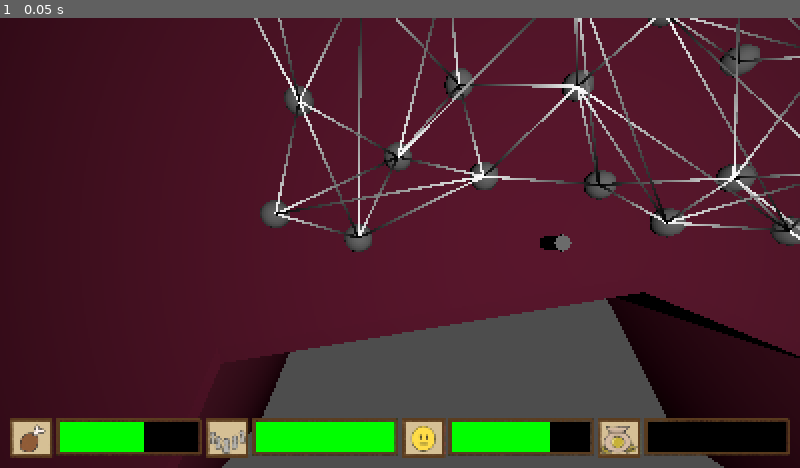
Above: before the commit, frame 1.
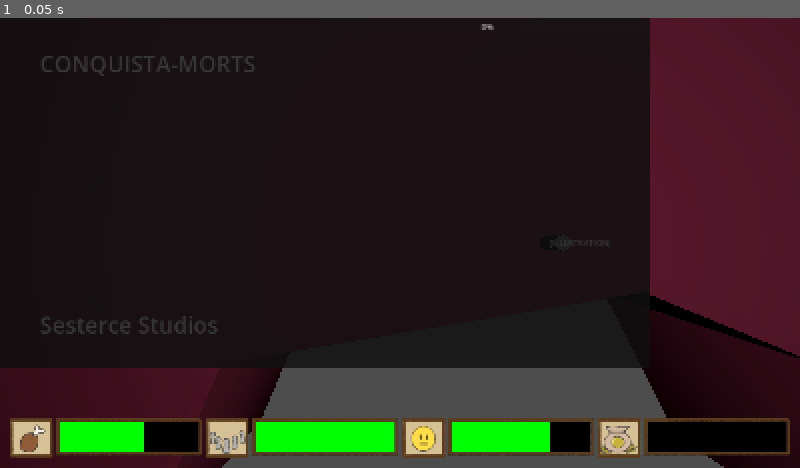
Above: after the commit, the same moment.

Repository: Xamora64/conquista-mort
Game: Godot game, scene res://scenes/main.tscn
Two runs of this game, one before a commit and one after it. Both use one fixed random seed, a clock stepped at 60 frames per second and the inputs below.
Inputs:
- Up to frame 1 (0.05 s): no input

The runs differ from the first frame. In frame 1, 64% of the frame differs, in the area x 0-100%, y 0-78%.
Error after the commit: Cannot call method 'instantiate' on a null value. (res://scripts/map.gd:43)

Commit message:
Test music and add event UI connection

Diff:
--- a/project.godot
+++ b/project.godot
@@ -28,6 +28,11 @@
 
 [input]
 
+dragging={
+"deadzone": 0.2,
+"events": [Object(InputEventMouseButton,"resource_local_to_scene":false,"resource_name":"","device":-1,"window_id":0,"alt_pressed":false,"shift_pressed":false,"ctrl_pressed":false,"meta_pressed":false,"button_mask":0,"position":Vector2(0, 0),"global_position":Vector2(0, 0),"factor":1.0,"button_index":1,"canceled":false,"pressed":false,"double_click":false,"script":null)
+]
+}
 zoom-in={
 "deadzone": 0.2,
 "events": [Object(InputEventMouseButton,"resource_local_to_scene":false,"resource_name":"","device":-1,"window_id":0,"a …(253 unchanged characters)…
--- a/scenes/game_ui.tscn
+++ b/scenes/game_ui.tscn
@@ -1,11 +1,12 @@
 [gd_scene format=3 uid="uid://dw0jc5fh4411n"]
+
+[ext_resource type="Script" uid="uid://dxp2pybg7pwc3" path="res://scripts/button_manager.gd" id="1_yubou"]
 
 [sub_resource type="Theme" id="Theme_a8s68"]
 
 [node name="GameUI" type="CanvasLayer" unique_id=2075735181]
 
 [node name="MainMenu" type="MarginContainer" parent="." unique_id=821187735]
-visible = false
 custom_maximum_size = Vector2(1600, 900)
 anchors_preset = 15
 anchor_right = 1.0
@@ -37,9 +38,11 @@
 layout_mode = 2
 size_flags_vertical = 3
 
-[node name="TextureButton" type="TextureButton" parent="MainMenu/HBoxContainer/VBoxContainer/MenuOptions" unique_id=230032352]
+[node name="TextureButton" type="TextureButton" parent="MainMenu/HBoxContainer/VBoxContainer/MenuOptions" unique_id=230032352 node_paths=PackedStringArray("sound_player")]
 layout_mode = 2
 size_flags_vertical = 3
+script = ExtResource("1_yubou")
+sound_player = NodePath("../../../../../Audio/ButtonAudioPlayer")
 
 [node name="TeamName" type="Label" parent="MainMenu/HBoxContainer/VBoxContainer" unique_id=198080488]
 layout_mode = 2
@@ -57,15 +60,15 @@
 
 [node name="TerrainActionDescription" type="PopupPanel" parent="." unique_id=849746673]
 oversampling_override = 1.0
-position = Vector2i(114, 22)
-size = Vector2i(900, 500)
+size = Vector2i(1300, 700)
+visible = true
 theme = SubResource("Theme_a8s68")
 
 [node name="VBoxContainer" type="VBoxContainer" parent="TerrainActionDescription" unique_id=1331336811]
 offset_left = 4.0
 offset_top = 4.0
-offset_right = 896.0
-offset_bottom = 496.0
+offset_right = 1296.0
+offset_bottom = 696.0
 
 [node name="TextureRect" type="TextureRect" parent="TerrainActionDescription/VBoxContainer" unique_id=590702737]
 layout_mode = 2
@@ -77,15 +80,15 @@
 
 [node name="PlayerChoicePopup" type="PopupPanel" parent="." unique_id=1167401852]
 oversampling_override = 1.0
-position = Vector2i(114, 22)
-size = Vector2i(900, 500)
+size = Vector2i(1300, 700)
+visible = true
 theme = SubResource("Theme_a8s68")
 
 [node name="VBoxContainer" type="VBoxContainer" parent="PlayerChoicePopup" unique_id=2033960642]
 offset_left = 4.0
 offset_top = 4.0
-offset_right = 896.0
-offset_bottom = 496.0
+offset_right = 1296.0
+offset_bottom = 696.0
 
 [node name="TribeAttributes" type="HBoxContainer" parent="PlayerChoicePopup/VBoxContainer" unique_id=839533189]
 layout_mode = 2
@@ -105,14 +108,28 @@
 layout_mode = 2
 size_flags_vertical = 3
 
-[node name="Choice1" type="TextureButton" parent="PlayerChoicePopup/VBoxContainer/Choices" unique_id=1079188775]
+[node name="Choice1" type="TextureButton" parent="PlayerChoicePopup/VBoxContainer/Choices" unique_id=1079188775 node_paths=PackedStringArray("sound_player")]
 layout_mode = 2
 size_flags_horizontal = 3
+script = ExtResource("1_yubou")
+sound_player = NodePath("../../../../Audio/ButtonAudioPlayer")
 
-[node name="Choice2" type="TextureButton" parent="PlayerChoicePopup/VBoxContainer/Choices" unique_id=429922488]
+[node name="Choice2" type="TextureButton" parent="PlayerChoicePopup/VBoxContainer/Choices" unique_id=429922488 node_paths=PackedStringArray("sound_player")]
 layout_mode = 2
 size_flags_horizontal = 3
+script = ExtResource("1_yubou")
+sound_player = NodePath("../../../../Audio/ButtonAudioPlayer")
 
-[node name="Choice3" type="TextureButton" parent="PlayerChoicePopup/VBoxContainer/Choices" unique_id=396713551]
+[node name="Choice3" type="TextureButton" parent="PlayerChoicePopup/VBoxContainer/Choices" unique_id=396713551 node_paths=PackedStringArray("sound_player")]
 layout_mode = 2
 size_flags_horizontal = 3
+script = ExtResource("1_yubou")
+sound_player = NodePath("../../../../Audio/ButtonAudioPlayer")
+
+[node name="Audio" type="Node2D" parent="." unique_id=839973120]
+
+[node name="ButtonAudioPlayer" type="AudioStreamPlayer" parent="Audio" unique_id=232772946 node_paths=PackedStringArray("sound_player")]
+script = ExtResource("1_yubou")
+sound_player = NodePath(".")
+
+[node name="UIManager" type="Node2D" parent="." unique_id=1147072397]
--- a/scenes/main.tscn
+++ b/scenes/main.tscn
@@ -6,6 +6,9 @@
 [ext_resource type="PackedScene" uid="uid://dw0jc5fh4411n" path="res://scenes/game_ui.tscn" id="3_7mycd"]
 [ext_resource type="PackedScene" uid="uid://yjpa04jof6bk" path="res://scenes/player.tscn" id="3_h2yge"]
 [ext_resource type="PackedScene" uid="uid://f5gt6bb6viw1" path="res://scenes/conquistador.tscn" id="6_tefeu"]
+[ext_resource type="AudioStream" uid="uid://b1vts3rcshm57" path="res://assets/musics/Game Jam Histoire - S'Hill - Tribal Lands  - 64 bpm - Loop - v.1.ogg" id="7_o6xl0"]
+[ext_resource type="Script" uid="uid://b78yselgsvxxh" path="res://scripts/background_music.gd" id="8_85g3d"]
+[ext_resource type="Script" uid="uid://dxp2pybg7pwc3" path="res://scripts/button_manager.gd" id="9_choun"]
 
 [node name="Main" type="Node" unique_id=2064521053]
 script = ExtResource("1_ig7tw")
@@ -15,8 +18,23 @@
 [node name="GameUI" parent="." unique_id=2075735181 instance=ExtResource("3_7mycd")]
 
 [node name="Map" parent="." unique_id=2049311125 instance=ExtResource("2_0xm2m")]
+event_scene = null
+indian_scene = null
 
 [node name="Player" parent="." unique_id=815405141 instance=ExtResource("3_h2yge")]
 
 [node name="Conquistador" parent="." unique_id=2115321676 instance=ExtResource("6_tefeu")]
 transform = Transform3D(0.1, 0, 0, 0, 0.1, 0, 0, 0, 0.1, 1, 0, 0)
+
+[node name="SnippetPlayer" type="AudioStreamPlayer" parent="." unique_id=1892549386]
+
+[node name="BackgroundMusic" type="AudioStreamPlayer" parent="." unique_id=1839215743 node_paths=PackedStringArray("sound_player")]
+stream = ExtResource("7_o6xl0")
+autoplay = true
+parameters/looping = true
+script = ExtResource("8_85g3d")
+sound_player = NodePath(".")
+
+[node name="AudioManager" type="Node2D" parent="." unique_id=140713150 node_paths=PackedStringArray("sound_player")]
+script = ExtResource("9_choun")
+sound_player = NodePath("../SnippetPlayer")
--- /dev/null
+++ b/scripts/background_music.gd
@@ -0,0 +1,13 @@
+extends Node
+
+@export var sound_player: AudioStreamPlayer
+
+
+# Called when the node enters the scene tree for the first time.
+func _ready() -> void:
+	sound_player.seek(randf() * sound_player.get_length())
+
+
+# Called every frame. 'delta' is the elapsed time since the previous frame.
+func _process(delta: float) -> void:
+	pass
--- /dev/null
+++ b/scripts/button_manager.gd
@@ -0,0 +1,6 @@
+extends TextureButton
+
+@export var sound_player: AudioStreamPlayer
+
+func _pressed() -> void:
+	sound_player.play()
--- a/scripts/conquistador.gd
+++ b/scripts/conquistador.gd
@@ -26,7 +26,9 @@
 	set(value):
 		wealth_changed.emit(value)
 
-var event_in # L'évenement où ils se trouve
+var event_in :# L'évenement où ils se trouve
+	set(value):
+		event_in.display_event_popup.emit(value)
 
 func with_values(food: int, troops: int, trust: int, wealth: int):
 	self.food = food
--- a/scripts/event.gd
+++ b/scripts/event.gd
@@ -8,6 +8,8 @@
 @export var indian: Indian
 @export var links: Array[Event] = []
 @export var links_limit: = 3
+
+signal display_event_popup()
 
 func with_values(position: Vector3, biome: BiomeData, indian: Indian, links: Array[Event], links_limit: int) -> Event:
 	self.position = position
--- /dev/null
+++ b/scripts/ui_manager.gd
@@ -0,0 +1,14 @@
+extends Node
+
+@export var conquistador: Node3D
+@export var tribe_event_popup: PopupPanel
+@export var biome_event_popup: PopupPanel
+# Called when the node enters the scene tree for the first time.
+func _ready() -> void:
+	conquistador.event_in.display_event_popup.connect(_display_popup)
+
+func _display_popup(current_event: Event):
+	if current_event.indian!=null:
+		tribe_event_popup.popup()
+	else:
+		biome_event_popup.popup()
Not shown, added: scripts/background_music.gd.uid
Not shown, added: scripts/button_manager.gd.uid
Not shown, added: scripts/ui_manager.gd.uid
